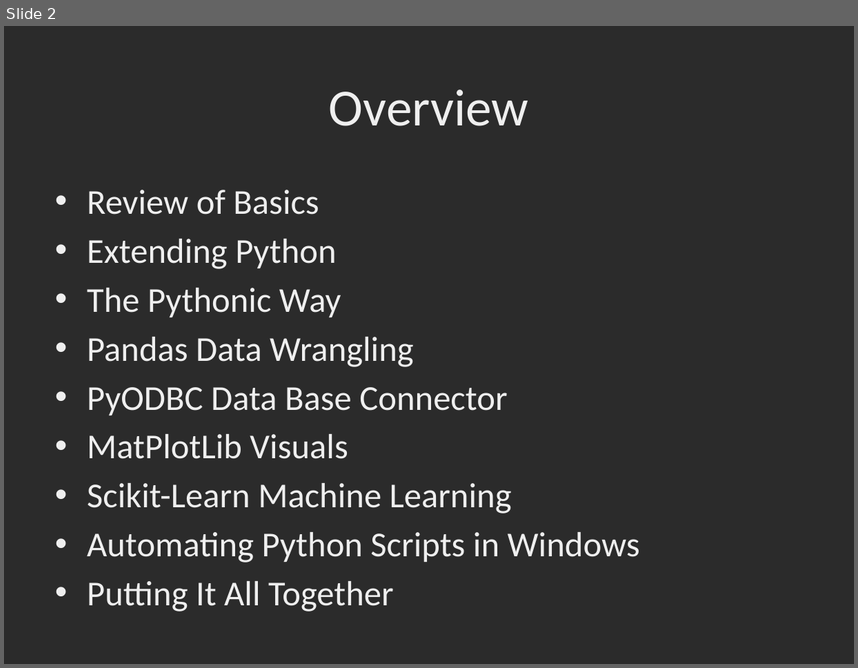
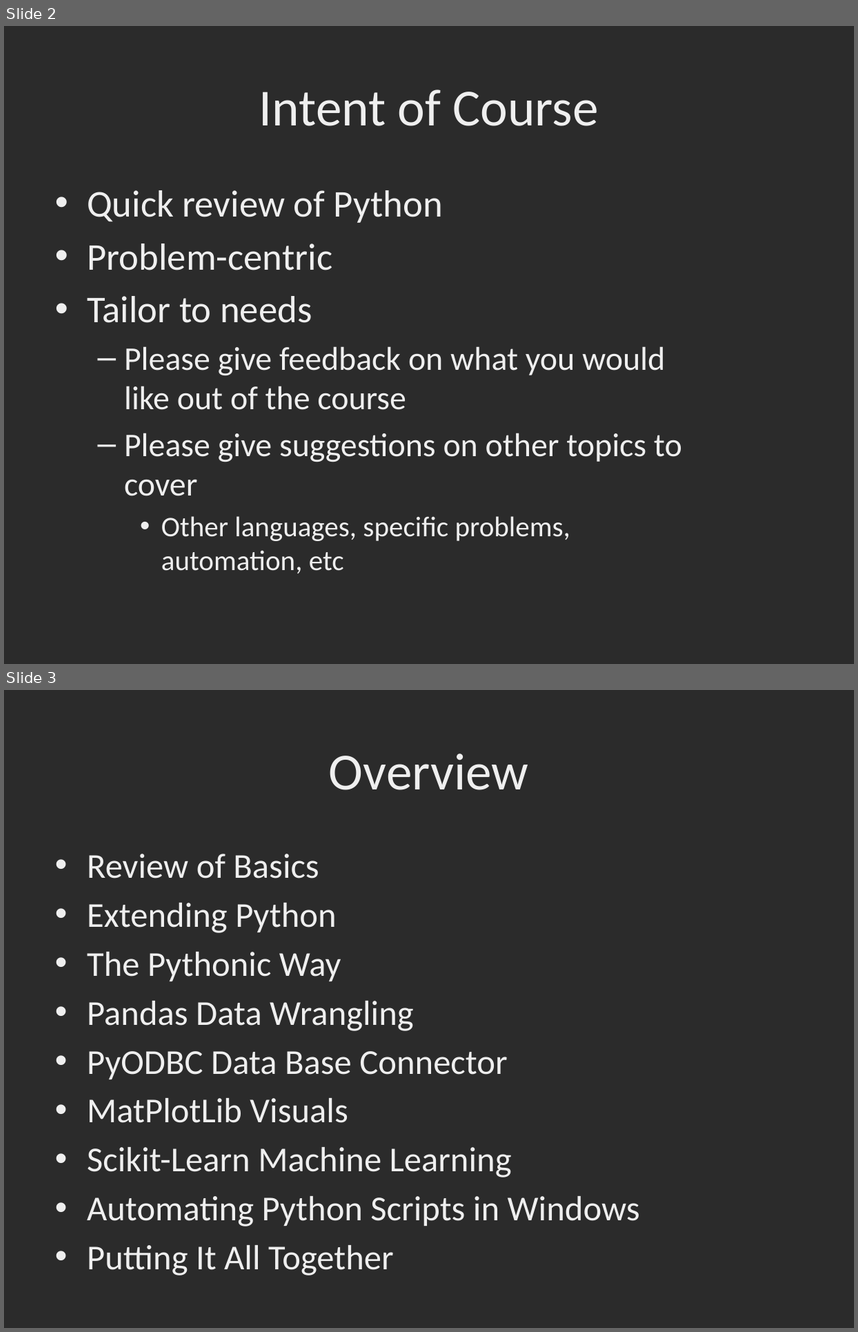
Before and after one commit to dbowmans46/PracticalProgramming, a slide deck: Session 7 - Python/Instructional Material/Python Review and Tutorial.pptx. Shown one above the other, each under a label of ours: slide 2 before the commit, slides 2 and 3 after it. The pictures are 858x668 and 858x1332 pixels, drawn with LibreOffice and Linux fonts; fonts in the diff are those of the drawing; background and template pictures are left out; a plain dark background stands for a picture behind light text. Boxes give left, top, right and bottom in pixels: in the first picture for what was removed or moved away, otherwise in the second. Text is boxed around its words. In the diff, an @@ line names an element or a change of style, - is before the commit and + after.

Commit message:
Added updated review powerpoint, class example code, and the start of a mini project

```diff
--- a/Session 7 - Python/Instructional Material/Python Review and Tutorial.pptx
+++ b/Session 7 - Python/Instructional Material/Python Review and Tutorial.pptx
@@ slide 2 added at (x1=4, y1=26, x2=854, y2=664), background picture (left out) @@
@@ title added at (x1=259, y1=89, x2=598, y2=126), 44 pt, text #EFEFEF @@
+Intent of Course
@@ text added at (x1=87, y1=190, x2=682, y2=573), 28 pt, text #EFEFEF @@
+• Quick review of Python
+• Problem-centric
+• Tailor to needs
+  – Please give feedback on what you would like out of the course
+  – Please give suggestions on other topics to cover
+    • Other languages, specific problems, automation, etc
@@ what was slide 2 is now slide 3 @@
```
Also in this commit, not shown: 3 slides changed, 5 other files.
